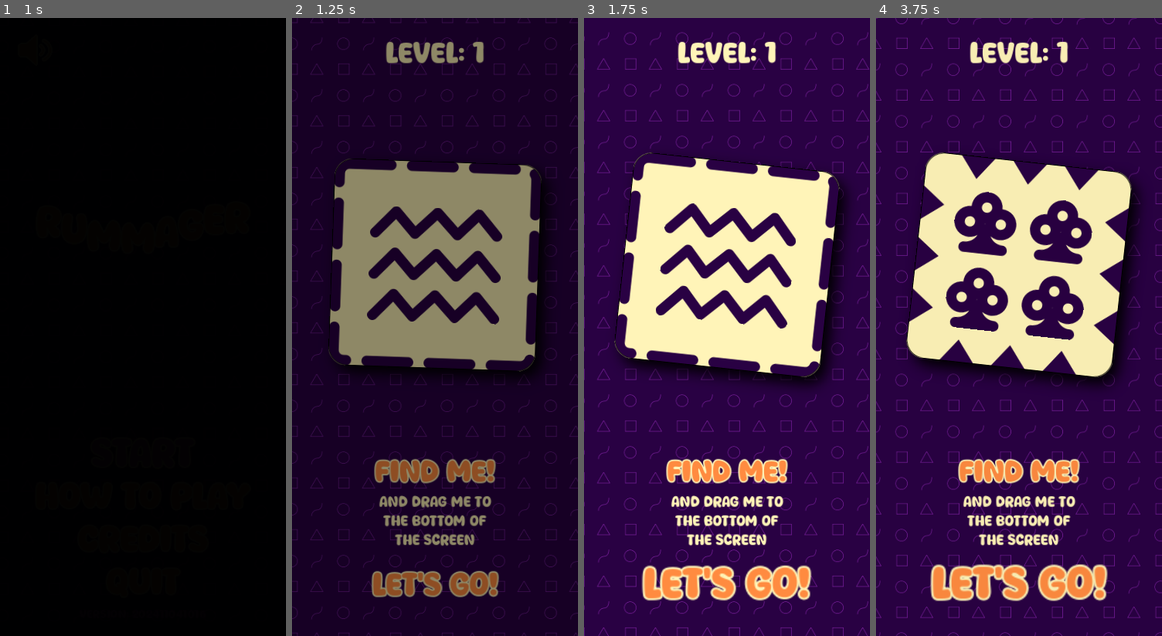
Above: before the commit, frames 1-4 (left to right).
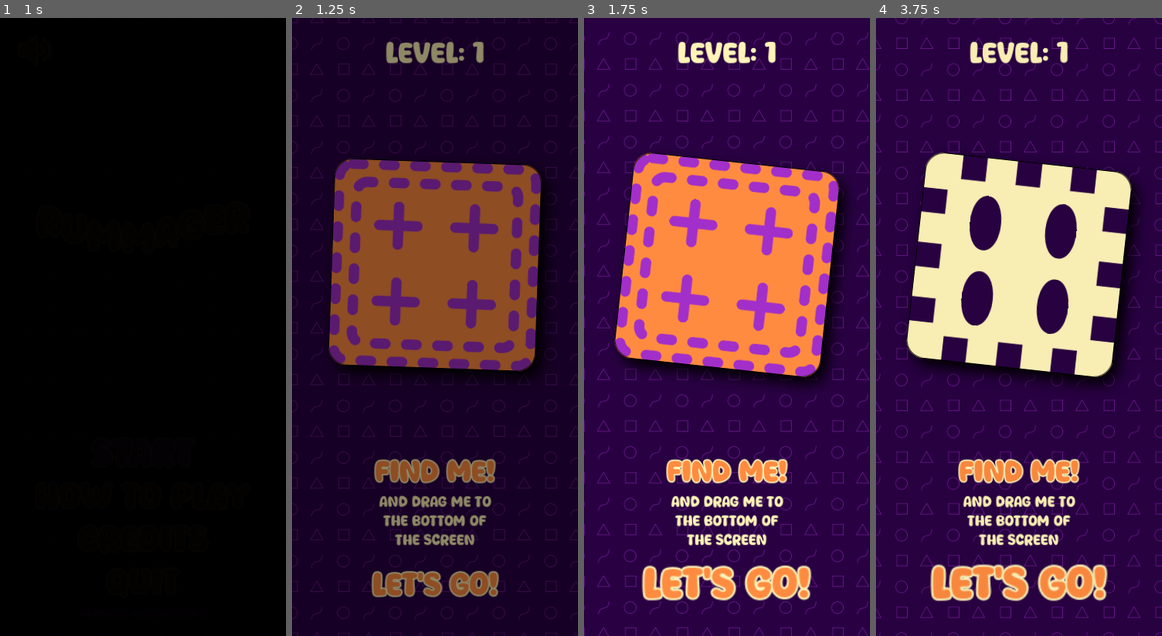
Above: after the commit, the same moments.

Repository: magopian/rummager
Game: Godot game, scene res://start_menu.tscn
Two runs of this game, one before a commit and one after it. Both use one fixed random seed, a clock stepped at 60 frames per second and the inputs below. Sound files missing from this copy of the repository are replaced by a short silence.
Inputs (mouse positions are in pixels of both pictures, inside the frame that each line leads up to):
- Up to frame 1 (1 s): click "START" at 0.5 s
- Up to frame 2 (1.25 s): no input
- Up to frame 3 (1.75 s): click (727, 327) at 1.27 s
- Up to frame 4 (3.75 s): click "Let's go!" at 2 s; click (1130, 48) at 2.75 s; click "Let's go!" at 3.5 s

Frame 1 is identical in both runs. In frame 2, 24% of the frame differs, in the area x 12-88%, y 22-58%; in frame 3, 24%, in the area x 10-90%, y 21-59%; in frame 4, 6.1%.

Commit message:
Make sure we can never display more cards than we can possibly have (1360 at the moment)
This is level 136 :P

Diff:
--- a/game.gd
+++ b/game.gd
@@ -42,8 +42,14 @@
 	shuffle_button.pressed.connect(shuffle)
 	pick_me_canvas_layer.button_pressed.connect(_on_lets_go_button_pressed)
 	lets_go_button.button_pressed.connect(_on_lets_go_button_pressed)
-	for i in range(Global.level * num_cards):
-		var card: Card = new_card()
+	var time_before = Time.get_ticks_msec()
+	var all_permutations: Array[Dictionary] = get_all_permutations()
+	all_permutations.shuffle()
+	var level_num_cards: int = Global.level * num_cards
+	# Make sure we never try to instantiate more cards than we have.
+	var total_num_cards: int = min(level_num_cards, all_permutations.size())
+	for i in range(total_num_cards):
+		var card: Card = new_card(all_permutations)
 		cards.add_child(card)
 		if i == 0:
 			card_to_find = card
@@ -64,29 +70,31 @@
 	tween.tween_property(button, "scale", Vector2.ONE, 0.5)
 
 
-func new_card() -> Card:
+func get_all_permutations() -> Array[Dictionary]:
+	var permutations: Array[Dictionary] = []
+	for background_color in background_colors:
+		for color in colors:
+			for pattern in patterns:
+				for border in borders:
+					permutations.push_back({
+						"background_color": background_color,
+						"color": color,
+						"pattern_sprite": pattern,
+						"border_sprite": border,
+					})
+	return permutations
+
+func new_card(all_permutations: Array[Dictionary]) -> Card:
 	var card: Card = card_scene.instantiate()
 	card.clicked.connect(_on_card_clicked)
 	card.left_screen.connect(_on_card_left_screen)
 	card.position = Global.viewport_size / 2
 	card.rotation_degrees = randf_range(-20, 20)
-	var card_data: Dictionary = random_card()
-	# TODO: fail after a given number of tries!
-	while card_data in card_datas:
-		card_data = random_card()
+	var card_data: Dictionary = all_permutations.pop_back()
 	card_datas.append(card_data)
 	card.data = card_data
 	card.call_deferred("show_small")
 	return card
-
-
-func random_card() -> Dictionary:
-	return {
-		"background_color": background_colors.pick_random(),
-		"color": colors.pick_random(),
-		"pattern_sprite": patterns.pick_random(),
-		"border_sprite": borders.pick_random(),
-	}
 
 
 func _on_menu_button_pressed() -> void:
